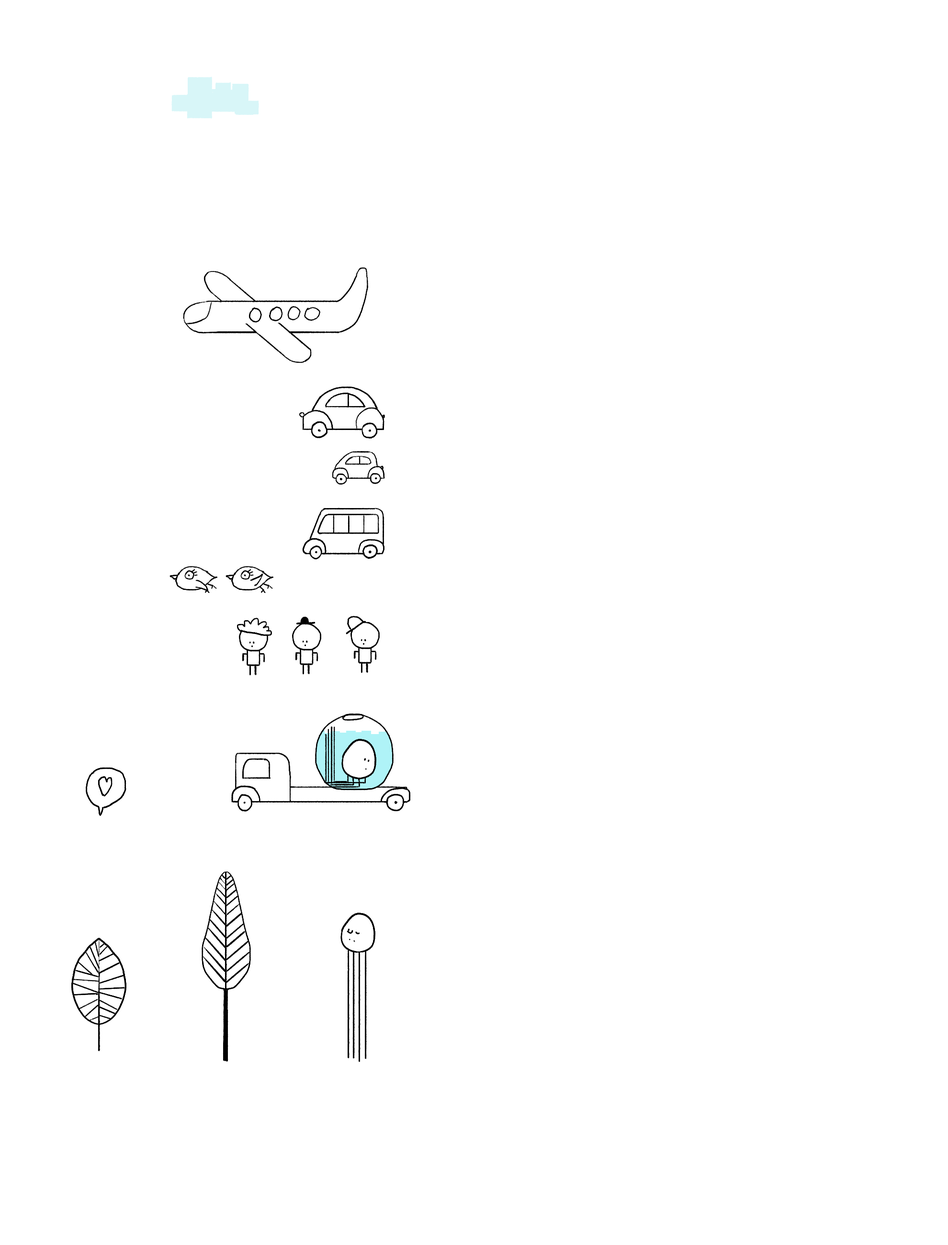
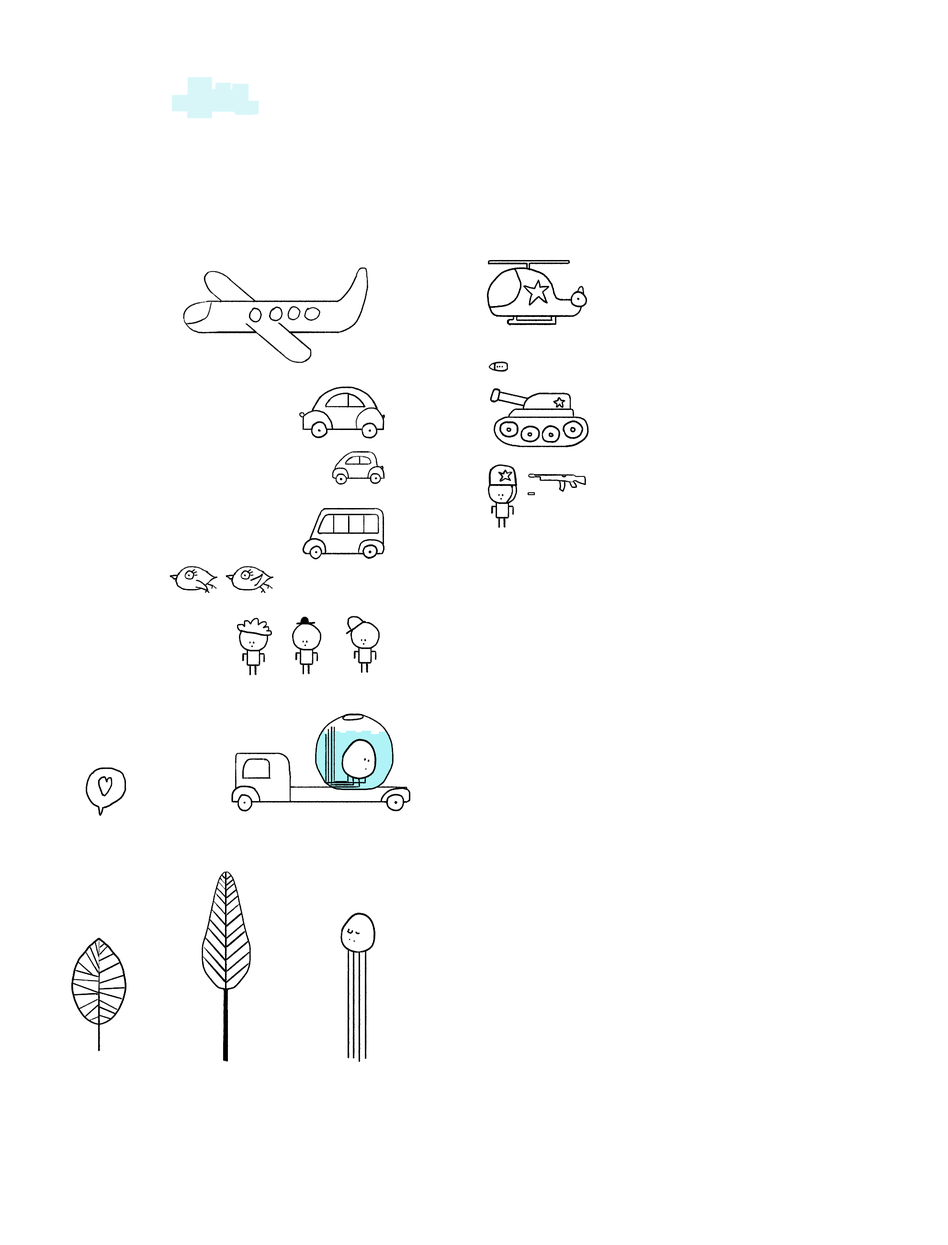
Layer changes from the first 948 x 1245 image to the second:
added group "Missile" (1st of 2) with 1 layers above "Militar_Gun" over [488, 360, 509, 372]
added layer "Missile" (2nd of 2, in "Missile") in group "Missile" over [488, 360, 509, 372]
added group "Militar_Gun" (1st of 2) with 2 layers above "Person_Militar" over [527, 473, 586, 496]
added layer "Militar_Gun_Bullet" in group "Militar_Gun" over [527, 491, 536, 496]
added layer "Militar_Gun" (2nd of 2, in "Militar_Gun") in group "Militar_Gun" over [527, 473, 586, 492]
added group "Person_Militar" with 3 layers above "Helicopter" over [487, 463, 518, 528]
added layer "Person_Militar_Hat" in group "Person_Militar" over [488, 463, 518, 504]
added layer "Person_Militar_Head" in group "Person_Militar" over [487, 475, 517, 505]
added layer "Person_Militar_Body" in group "Person_Militar" over [490, 498, 515, 528]
added group "Helicopter" (1st of 2) with 2 layers above "Tank" over [486, 259, 587, 326]
added layer "Helicopter" (2nd of 2, in "Helicopter") in group "Helicopter" over [486, 259, 587, 326]
added layer "Helicopter_Background" in group "Helicopter" over [487, 260, 586, 325]
added group "Tank" (1st of 2) with 4 layers above "BirdFlap" over [489, 388, 589, 448]
added layer "Tank" (2nd of 2, in "Tank") in group "Tank" over [493, 392, 589, 448]
added layer "Tank_Background" in group "Tank" over [494, 393, 588, 447]
added layer "TankPistol" in group "Tank" over [489, 388, 540, 409]
added layer "TankPistol_Background" in group "Tank" over [491, 389, 539, 408]
